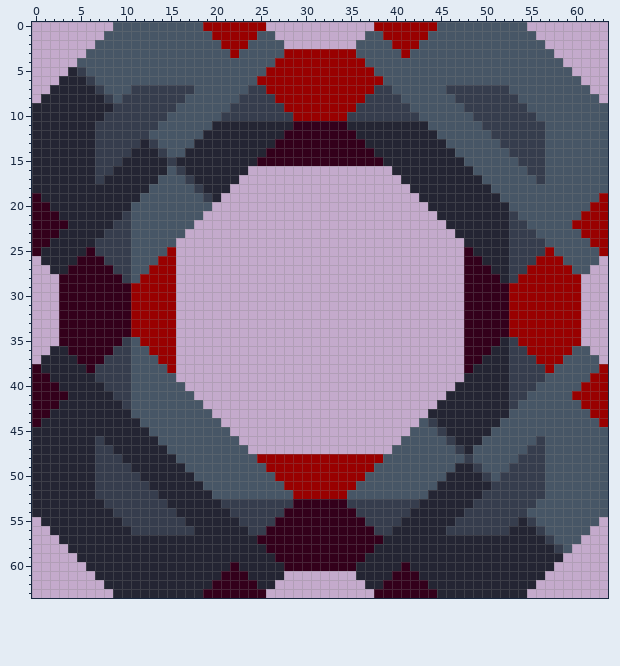
Pixel-art sprite: sprites/blocks/drills/BLOOD EXTRACTOR/biotic-zlo-production-blood-extractor.png. The first picture shows the starting point.
The file is 64x64 pixels.
After the commit:
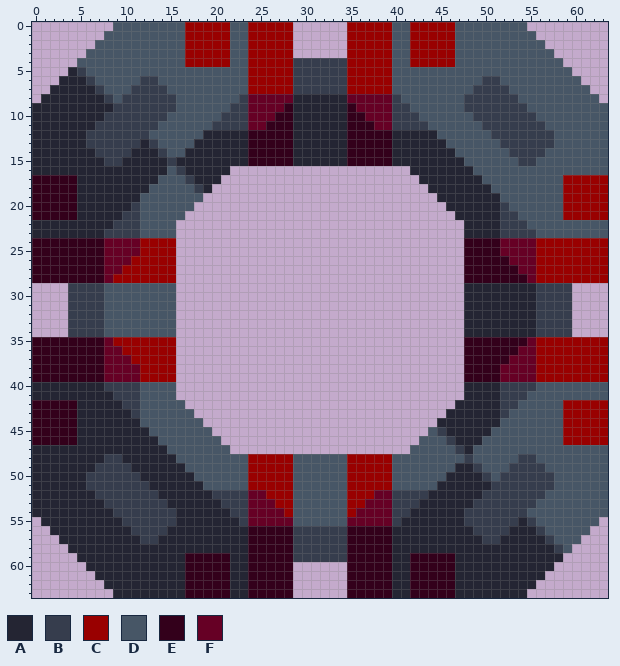
Palette (. is transparent): A #242533  B #363d4d  C #990000  D #475666  E #33001b  F #660025
Difference:
Changed rows in their new state; - is an unchanged pixel.
first column x 0:
 0 -----------------CC---DD--CCC------CCC--DD---CC-----------------
 1 -----------------CCC--DD-CCCC------CCCC-DD--CCC-----------------
 2 -----------------CCCC-DDCCCCC------CCCCCDD-CCCC-----------------
 3 -----------------CCCCCD-CCCC-......-CCCC-DCCCCC-----------------
 4 -----------------CCCCC--CCC--BBBBBB--CCC--CCCCC-----------------
 5 ------------------------CC---BBBBBB---CC------------------------
 6 ------------BB----------C----BBBBBB----C----------BB------------
 7 ---------------DDD------CC---BBBBBB---CC------DDD---------------
 8 ----------------D-------FFFFFAAAAAAFFFFF-------D----------------
 9 ------------------------FFFFEAAAAAAEFFFF------------------------
10 ------------------------FFFEEAAAAAAEEFFF------------------------
11 --------------------BBBBFFEEEAAAAAAEEEFFBBBB--------------------
12 ------B-----------------EEEE-AAAAAA-EEEE-----------------B------
13 ------B-----------------EEE--AAAAAA--EEE-----------------B------
14 ------------------------EE---AAAAAA---EE------------------------
15 -------A----------------E----AAAAAA----E----------------D-------
16 -------AA-------------..----------------..-------------DD-------
17 EEEEE--A-------------..------------------..-------------D--CCCCC
18 EEEEE---------------..--------------------..---------------CCCCC
19 -EEEE--------------..----------------------..--------------CCCC-
20 --EEE------B------..------------------------..------B------CCC--
21 ---EE------B-----..--------------------------..-----B------CC---
22 AAAA-------B----..----------------------------..----B-------DDDD
23 AAA--------B----.------------------------------.----B--------DDD
24 --EEEEEEFFFFCCCC--------------------------------EEEEFFFFCCCCCC--
25 -EEEEE-EFFFFCCC----------------------------------EEEFFFFC-CCCCC-
26 EEEEE---FFFCCC------------------------------------EEEFFF---CCCCC
27 EEEE----FFCCC--------------------------------------EEEFF----CCCC
28 EEE-----FCCC----------------------------------------EEEF-----CCC
29 ---.BBBBDDDDDDDD--------------------------------AAAAAAAABBBB.---
30 ---.BBBBDDDDDDDD--------------------------------AAAAAAAABBBB.---
31 ---.BBBBDDDDDDDD--------------------------------AAAAAAAABBBB.---
32 ---.BBBBDDDDDDDD--------------------------------AAAAAAAABBBB.---
33 ---.BBBBDDDDDDDD--------------------------------AAAAAAAABBBB.---
34 ---.BBBBDDDDDDDD--------------------------------AAAAAAAABBBB.---
35 EEE-----FCCC----------------------------------------EEEF-----CCC
36 EEEE----FFCCC--------------------------------------EEEFF----CCCC
37 EEEEE---FFFCCC------------------------------------EEEFFF---CCCCC
38 -EEEEE-EFFFFCCC----------------------------------EEEFFFFC-CCCCC-
39 --EEEEEEFFFFCCCC--------------------------------EEEEFFFFCCCCCC--
40 AAA--------B----.------------------------------.----B--------DDD
41 AAAA-------B----..----------------------------..----B-------DDDD
42 ---EE------B-----..--------------------------..-----B------CC---
43 --EEE------B------..------------------------..------B------CCC--
44 -EEEE--------------..----------------------..--------------CCCC-
45 EEEEE---------------..--------------------..---------------CCCCC
46 EEEEE--A-------------..------------------..-------------D--CCCCC
47 -------AA-------------..----------------..-------------DD-------
48 -------A----------------C----DDDDDD----C----------------D-------
49 ------------------------CC---DDDDDD---CC------------------------
50 ------B-----------------CCC--DDDDDD--CCC-----------------B------
51 ------B-----------------CCCC-DDDDDD-CCCC-----------------B------
52 --------------------BBBBFFCCCDDDDDDCCCFFBBBB--------------------
53 ------------------------FFFCCDDDDDDCCFFF------------------------
54 ------------------------FFFFCDDDDDDCFFFF------------------------
55 ----------------A-------FFFFFDDDDDDFFFFF-------A----------------
56 ---------------AAA------EE---BBBBBB---EE------AAA---------------
57 ------------BB----------E----BBBBBB----E----------BB------------
58 ------------------------EE---BBBBBB---EE------------------------
59 -----------------EEEEE--EEE--BBBBBB--EEE--EEEEE-----------------
60 -----------------EEEEEA-EEEE-......-EEEE-AEEEEE-----------------
61 -----------------EEEE-AAEEEEE------EEEEEAA-EEEE-----------------
62 -----------------EEE--AA-EEEE------EEEE-AA--EEE-----------------
63 -----------------EE---AA--EEE------EEE--AA---EE-----------------
Where, in picture pixels (left, top, right, bottom), the same in both pictures:
changed: (32, 22, 608, 598)
